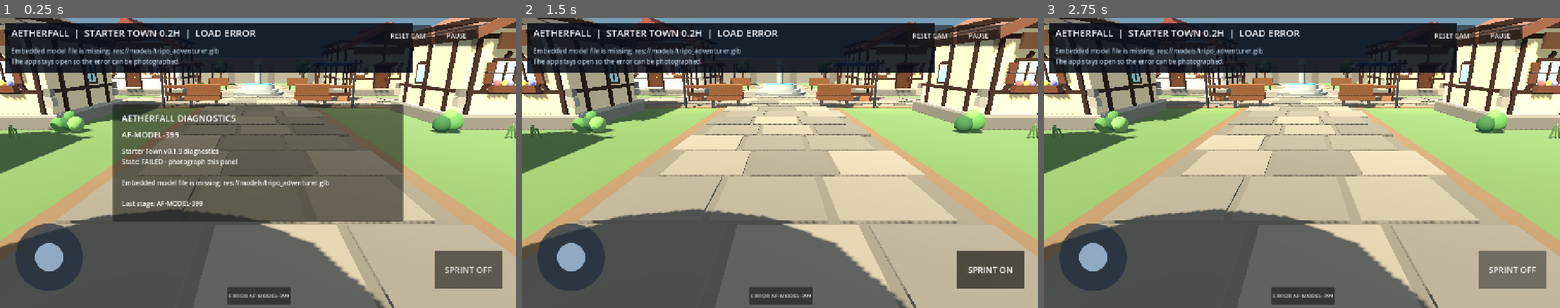
Above: before the commit, frames 1-3 (left to right).
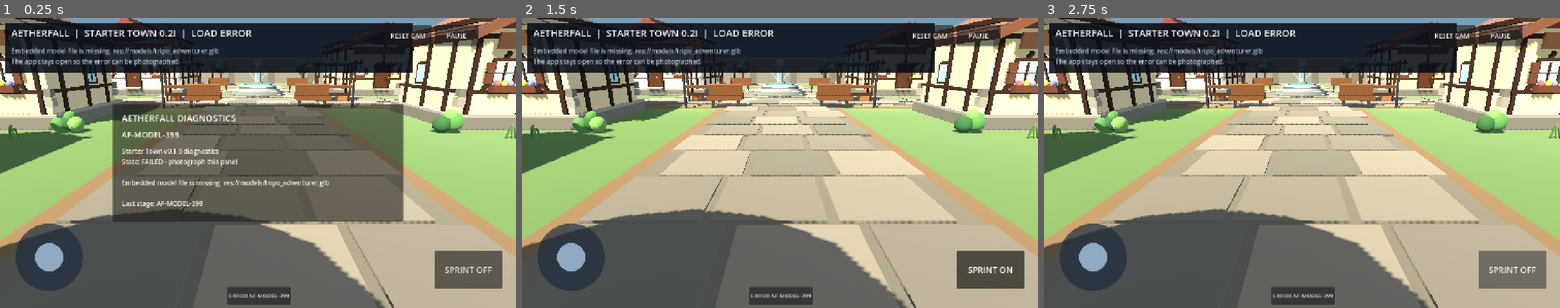
Above: after the commit, the same moments.

Repository: demetrecerrone-star/Aetherfall
Game: Godot game, scene res://starter_town.tscn
Two runs of this game, one before a commit and one after it. Both use one fixed random seed, a clock stepped at 60 frames per second and the inputs below.
Inputs:
- Up to frame 1 (0.25 s): no input
- Up to frame 2 (1.5 s): click "ERROR AF-MODEL-399" at 0.5 s; click "SPRINT OFF" at 1.25 s
- Up to frame 3 (2.75 s): click "SPRINT ON" at 2 s

The runs differ from the first frame. In frame 1, 0.5% of the frame differs, in the area x 33-57%, y 4-28%; in frame 2, 0.5%; in frame 3, 0.5%.

Commit message:
Polish Starter Town fountain and animated water

Diff:
--- a/cleanroom/starter_town.gd
+++ b/cleanroom/starter_town.gd
@@ -94,6 +94,13 @@
 var _startup_failed := false
 const STARTUP_WATCHDOG_SECONDS := 12.0
 
+# Fountain animation state. Kept intentionally lightweight for Android.
+var _fountain_time := 0.0
+var _fountain_water: MeshInstance3D
+var _fountain_crystal: MeshInstance3D
+var _fountain_glow: OmniLight3D
+var _fountain_jets: Array[MeshInstance3D] = []
+
 func _ready() -> void:
     # Keep the same direct-scene startup path as the proven v0.1.3 build.
     # The diagnostic overlay is created first so later runtime failures remain visible.
@@ -231,6 +238,27 @@
     material.albedo_color = color
     material.roughness = roughness
     material.metallic = metallic
+    return material
+
+func _water_mat(color: Color, alpha: float = 0.72) -> StandardMaterial3D:
+    var material := StandardMaterial3D.new()
+    var tinted := color
+    tinted.a = alpha
+    material.albedo_color = tinted
+    material.roughness = 0.16
+    material.metallic = 0.08
+    material.transparency = BaseMaterial3D.TRANSPARENCY_ALPHA
+    material.cull_mode = BaseMaterial3D.CULL_DISABLED
+    return material
+
+func _crystal_mat(color: Color) -> StandardMaterial3D:
+    var material := StandardMaterial3D.new()
+    material.albedo_color = color
+    material.roughness = 0.14
+    material.metallic = 0.05
+    material.emission_enabled = true
+    material.emission = color.lightened(0.12)
+    material.emission_energy_multiplier = 1.55
     return material
 
 func _box(parent: Node, name: String, size: Vector3, position: Vector3, color: Color, rotation_degrees: Vector3 = Vector3.ZERO, roughness: float = 0.9) -> MeshInstance3D:
@@ -729,20 +757,49 @@
     _add_house(Vector3(-10.0, 0, 17.0), Vector3(4.7, 2.8, 4.3), Color("#d8c6a4"), Color("#62443b"))
     _add_house(Vector3(10.0, 0, 17.2), Vector3(4.8, 2.9, 4.2), Color("#d2bc92"), Color("#684438"))
 
-    # Fountain: tiered stone, visible water surface and a soft magical glow.
-    _cylinder(self, "FountainBase", 2.15, 0.32, Vector3(0, 0.16, -4.0), Color("#6f7372"))
-    _cylinder(self, "FountainStep", 1.78, 0.26, Vector3(0, 0.43, -4.0), Color("#8a8f8d"))
-    _cylinder(self, "FountainBasin", 1.42, 0.46, Vector3(0, 0.72, -4.0), Color("#969b98"))
-    _cylinder(self, "FountainWater", 1.20, 0.07, Vector3(0, 0.965, -4.0), Color("#63b7c7"), 0.18)
-    _cylinder(self, "FountainColumn", 0.23, 1.62, Vector3(0, 1.70, -4.0), Color("#858b88"))
-    _sphere(self, "FountainCrystal", 0.32, Vector3(0, 2.62, -4.0), Color("#88d9e3"), 0.12)
-    var crystal_glow := OmniLight3D.new()
-    crystal_glow.position = Vector3(0, 2.62, -4.0)
-    crystal_glow.light_color = Color("#76d5e7")
-    crystal_glow.light_energy = 0.65
-    crystal_glow.omni_range = 4.2
-    crystal_glow.shadow_enabled = false
-    add_child(crystal_glow)
+    # Fountain centerpiece: deeper stonework, wet accents, animated water and light streams.
+    _cylinder(self, "FountainPlinth", 2.32, 0.20, Vector3(0, 0.10, -4.0), Color("#656966"), 0.94)
+    _cylinder(self, "FountainBase", 2.15, 0.30, Vector3(0, 0.30, -4.0), Color("#777c79"), 0.91)
+    _cylinder(self, "FountainStep", 1.82, 0.20, Vector3(0, 0.52, -4.0), Color("#8d928f"), 0.88)
+    _cylinder(self, "FountainWetStone", 1.58, 0.17, Vector3(0, 0.68, -4.0), Color("#566466"), 0.46)
+    _cylinder(self, "FountainBasinOuter", 1.52, 0.34, Vector3(0, 0.78, -4.0), Color("#999e9b"), 0.84)
+    _cylinder(self, "FountainBasinInner", 1.30, 0.18, Vector3(0, 0.89, -4.0), Color("#4f6466"), 0.48)
+
+    _fountain_water = _cylinder(self, "FountainWater", 1.21, 0.055, Vector3(0, 0.995, -4.0), Color("#55afc3"), 0.15)
+    _fountain_water.material_override = _water_mat(Color("#55b8cd"), 0.70)
+
+    _cylinder(self, "FountainColumnBase", 0.42, 0.20, Vector3(0, 1.05, -4.0), Color("#777f7c"), 0.82)
+    _cylinder(self, "FountainColumn", 0.24, 1.36, Vector3(0, 1.70, -4.0), Color("#858d89"), 0.82)
+    _cylinder(self, "FountainSpoutRing", 0.38, 0.18, Vector3(0, 2.28, -4.0), Color("#707875"), 0.74)
+
+    # Four lightweight translucent streams angle from the spout toward the basin.
+    _fountain_jets.clear()
+    var jet_data := [
+        [Vector3(0.62, 1.77, -4.0), Vector3(0, 0, -40)],
+        [Vector3(-0.62, 1.77, -4.0), Vector3(0, 0, 40)],
+        [Vector3(0, 1.77, -3.38), Vector3(40, 0, 0)],
+        [Vector3(0, 1.77, -4.62), Vector3(-40, 0, 0)]
+    ]
+    for jet_entry in jet_data:
+        var jet := _cylinder(self, "FountainJet", 0.045, 1.10, jet_entry[0], Color("#7fd5e3"), 0.10)
+        jet.rotation_degrees = jet_entry[1]
+        jet.material_override = _water_mat(Color("#89ddec"), 0.64)
+        _fountain_jets.append(jet)
+
+    _fountain_crystal = _sphere(self, "FountainCrystal", 0.34, Vector3(0, 2.68, -4.0), Color("#8ee2ec"), 0.10)
+    _fountain_crystal.material_override = _crystal_mat(Color("#78d8e7"))
+    _fountain_glow = OmniLight3D.new()
+    _fountain_glow.position = Vector3(0, 2.68, -4.0)
+    _fountain_glow.light_color = Color("#72d8e8")
+    _fountain_glow.light_energy = 0.78
+    _fountain_glow.omni_range = 4.6
+    _fountain_glow.shadow_enabled = false
+    add_child(_fountain_glow)
+
+    # Low decorative stone accents outside the collision ring keep the square open.
+    for accent_pos in [Vector3(-2.55,0.13,-5.85), Vector3(2.55,0.13,-5.85)]:
+        _cylinder(self, "FountainAccent", 0.34, 0.26, accent_pos, Color("#737873"), 0.92)
+
     _add_circle_blocker(Vector2(0,-4.0), 2.05, PLAYER_WORLD_RADIUS + 0.08)
 
     # Market and props. Vendor fronts/backs are reserved: no benches, lamps, or
@@ -907,7 +964,7 @@
 
 func _set_status(title: String, detail: String) -> void:
     if _status != null:
-        _status.text = "AETHERFALL  |  STARTER TOWN 0.2H  |  " + title
+        _status.text = "AETHERFALL  |  STARTER TOWN 0.2I  |  " + title
     if _detail != null:
         _detail.text = detail
 
@@ -1089,7 +1146,7 @@
     var sprint_state := "SPRINT ON" if _sprint_held else "SPRINT OFF"
     if _boundary_flash > 0.0:
         return "COLLISION • %.2f m/s • %s • solid town geometry" % [_move_speed, sprint_state]
-    return "Foliage & Landscaping • %s • %.2f m/s • %s" % [_motion, _move_speed, sprint_state]
+    return "Fountain & Water Polish • %s • %.2f m/s • %s" % [_motion, _move_speed, sprint_state]
 
 func _on_sprint_toggled(enabled: bool) -> void:
     _sprint_held = enabled
@@ -1342,6 +1399,25 @@
         _animation.speed_scale = clampf(_move_speed / RUN_WORLD_SPEED, 0.82, 1.08)
     elif _animation != null:
         _animation.speed_scale = 1.0
+
+func _update_fountain(delta: float) -> void:
+    if _fountain_water == null:
+        return
+    _fountain_time += delta
+    var ripple := sin(_fountain_time * 2.2)
+    _fountain_water.position.y = 0.995 + ripple * 0.012
+    _fountain_water.rotation.y = _fountain_time * 0.035
+
+    if _fountain_crystal != null:
+        _fountain_crystal.position.y = 2.68 + sin(_fountain_time * 1.6) * 0.035
+        _fountain_crystal.rotation.y += delta * 0.48
+    if _fountain_glow != null:
+        _fountain_glow.light_energy = 0.76 + (sin(_fountain_time * 1.8) + 1.0) * 0.10
+    for i in range(_fountain_jets.size()):
+        var jet := _fountain_jets[i]
+        if jet != null:
+            var pulse := sin(_fountain_time * 3.0 + float(i) * 0.9)
+            jet.scale.y = 1.0 + pulse * 0.035
 
 func _process(delta: float) -> void:
     if not _startup_complete and not _startup_failed:
@@ -1357,6 +1433,7 @@
         _apply_transition(delta)
         _lock_root_motion()
         _correct_foot_ground(delta)
+    _update_fountain(delta)
     _update_camera(delta)
     if _loaded and not _paused:
         _set_status(_motion, _motion_detail())
